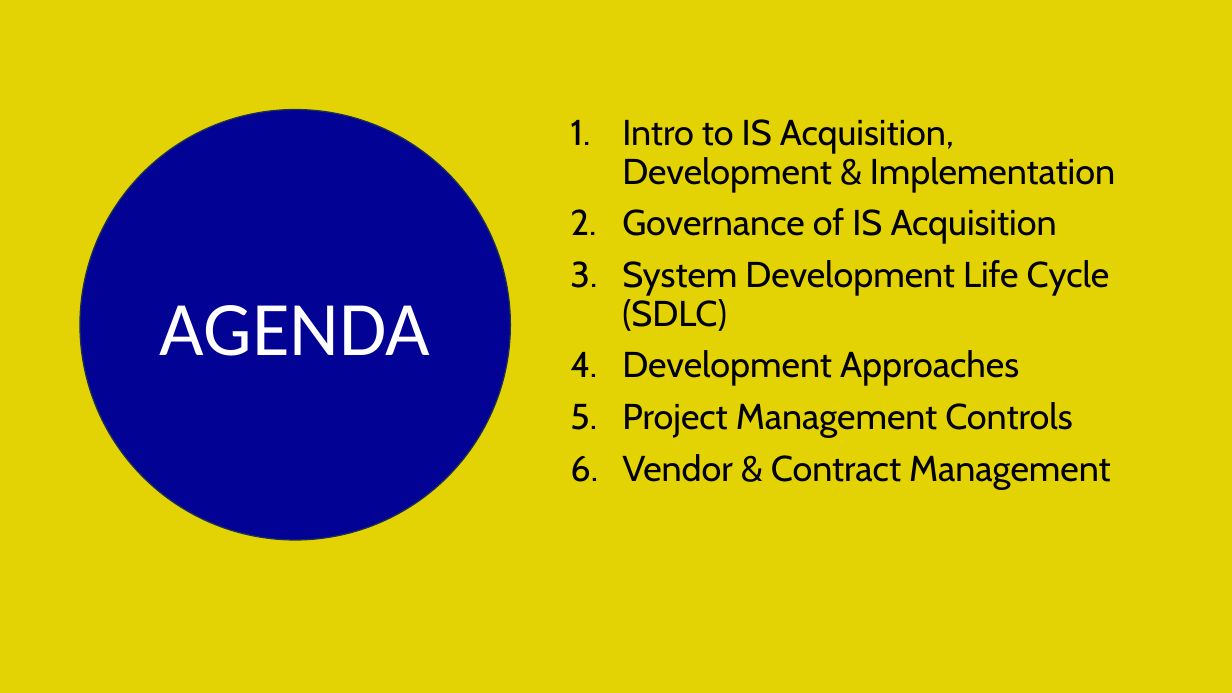
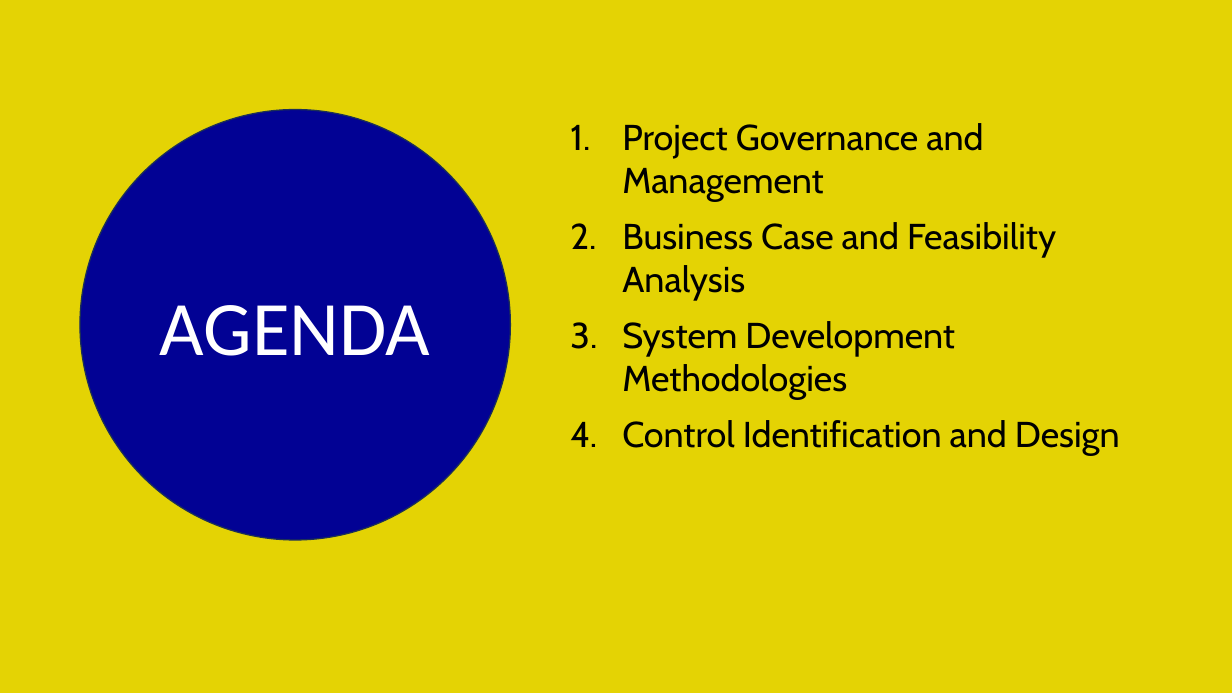
Before and after one commit to irfanradarma/Audit-SI, a slide deck: slide 6 of Slides/03 - IS Acquisition.pptx. Drawn at 1232x693 pixels with LibreOffice and Linux fonts; fonts in the diff are those of the drawing; background and template pictures are left out. Boxes give left, top, right and bottom in pixels: in the first picture for what was removed or moved away, otherwise in the second. Text is boxed around its words. In the diff, an @@ line names an element or a change of style, - is before the commit and + after.

```diff
--- a/Slides/03 - IS Acquisition.pptx
+++ b/Slides/03 - IS Acquisition.pptx
@@ text at (622,123,1120,456): text changed @@
-1. Intro to IS Acquisition, Development & Implementation
-2. Governance of IS Acquisition
-3. System Development Life Cycle (SDLC)
-4. Development Approaches
-5. Project Management Controls
-6. Vendor & Contract Management
+1. Project Governance and Management
+2. Business Case and Feasibility Analysis
+3. System Development Methodologies
+4. Control Identification and Design
```
Also in this commit, not shown: 3 other slides changed, 15 slides added, 50 slides removed, 2 other files.
